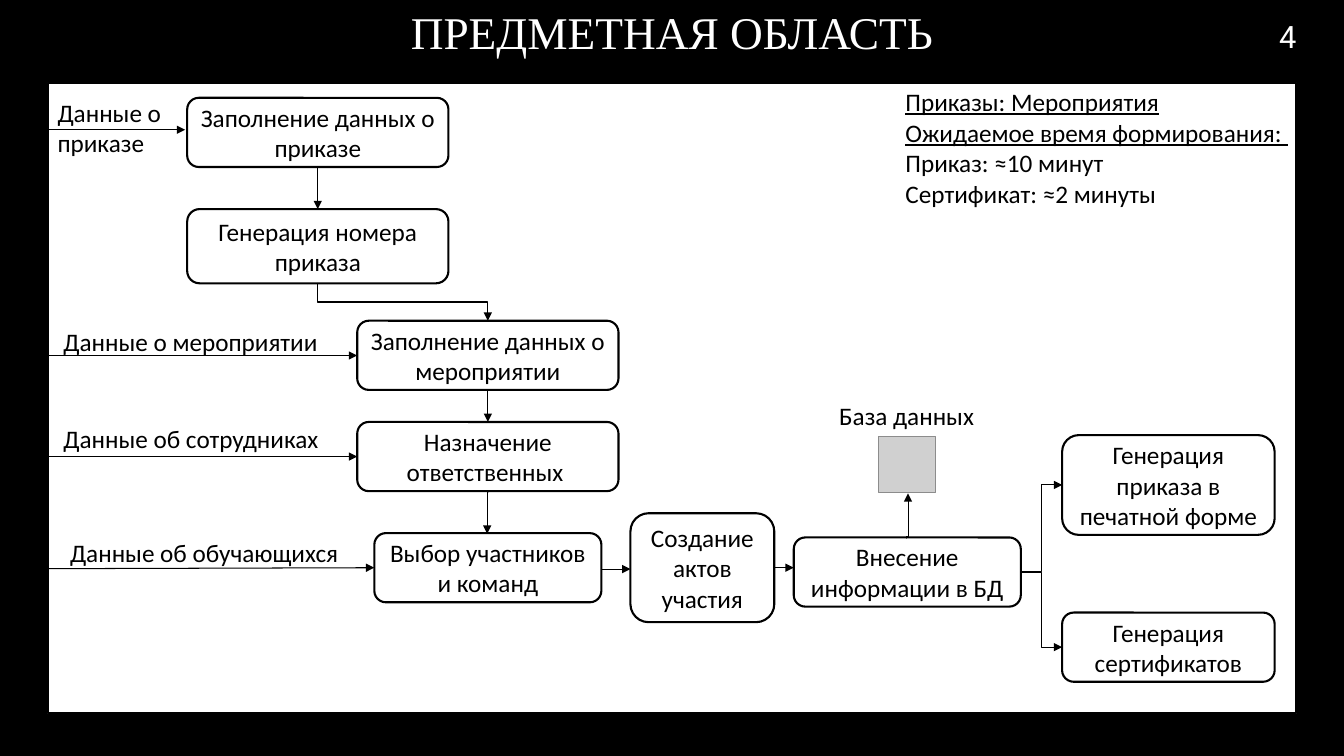
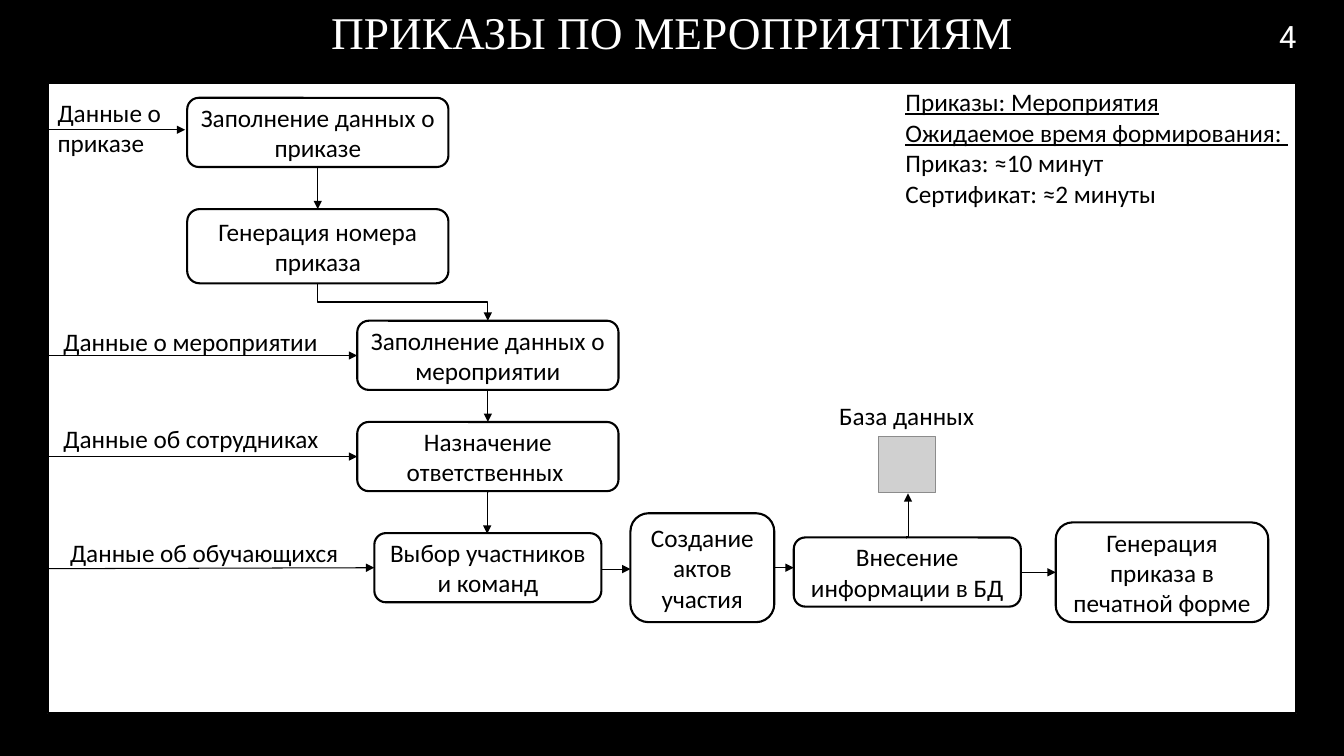
Before and after one commit to RAdKuzur/ASTU, a slide deck: slide 4 of Дипломная работа/Консультации Хоменко/Презентация.pptx. Drawn at 1344x756 pixels with LibreOffice and Linux fonts; fonts in the diff are those of the drawing; grey boxes stand for pictures; background and template pictures are left out. Boxes give left, top, right and bottom in pixels: in the first picture for what was removed or moved away, otherwise in the second. Text is boxed around its words. In the diff, an @@ line names an element or a change of style, - is before the commit and + after.

```diff
--- a/Дипломная работа/Консультации Хоменко/Презентация.pptx
+++ b/Дипломная работа/Консультации Хоменко/Презентация.pptx
@@ title at (331, 19, 1012, 50): text changed @@
-ПРЕДМЕТНАЯ ОБЛАСТЬ
+ПРИКАЗЫ ПО МЕРОПРИЯТИЯМ
@@ rounded rectangle "Генерация приказа в печатной форме": place and size @@
-rounded rectangle "Генерация приказа в печатной форме" at (1063, 436, 1275, 535)
+rounded rectangle "Генерация приказа в печатной форме" at (1056, 522, 1268, 622)
@@ elbow arrow moved from (1021, 572) - (1063, 485) to (1021, 572) - (1056, 573) @@
@@ elbow arrow removed from (1021, 572) to (1063, 647) @@
@@ rounded rectangle removed at (1063, 613, 1275, 683) @@
-Генерация сертификатов
```
Also in this commit, not shown: 3 other slides changed, 2 other files.
